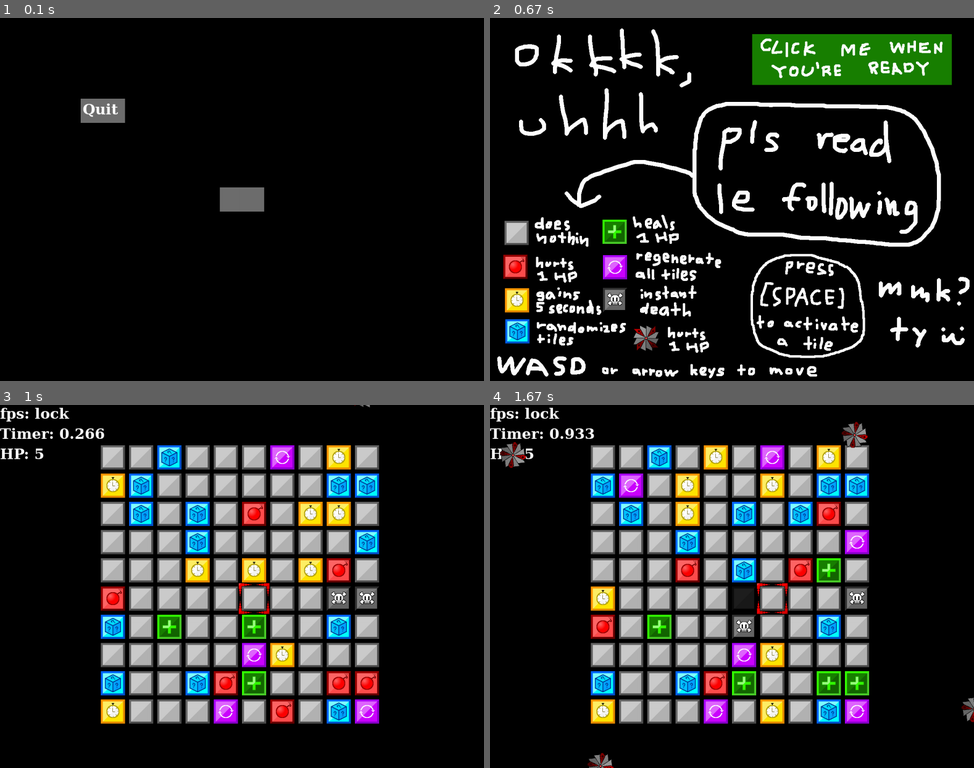
Above: before the commit, frames 1-4 (two rows, left to right).
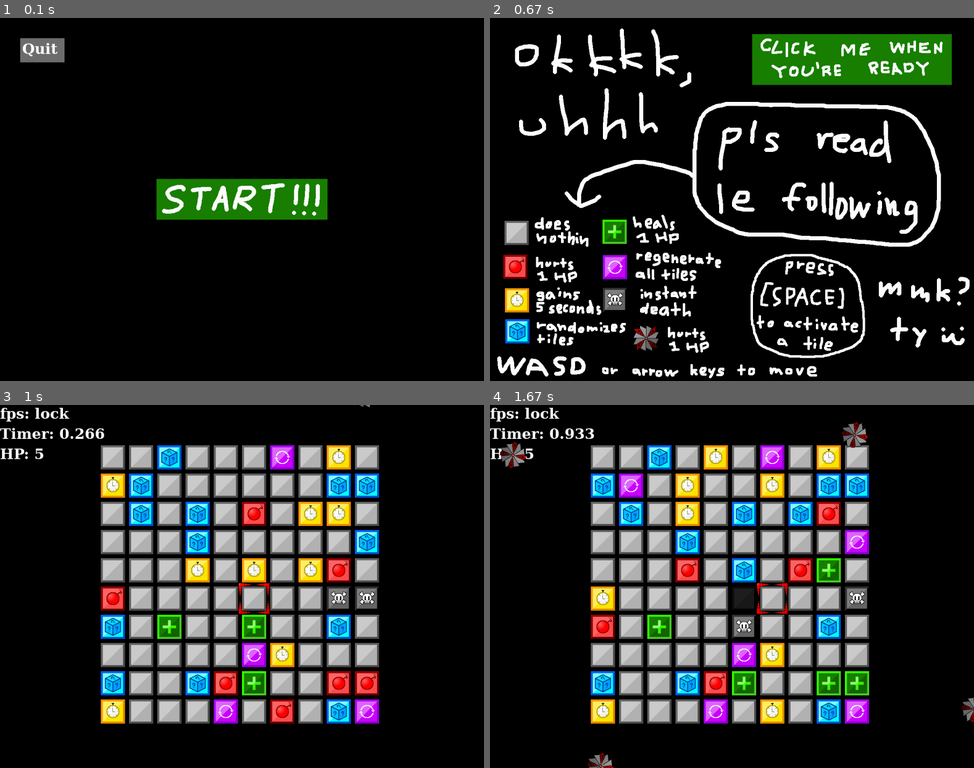
Above: after the commit, the same moments.

Repository: GitHubBoi415/Pygame-game
Game: pygame game, started from test.py
Same seed, same stepped clock (60 frames per second), same inputs: the game is played once before the commit and once after it.
Inputs (mouse positions are in pixels of both pictures, inside the frame that each line leads up to):
- Up to frame 1 (0.1 s): no input
- Up to frame 2 (0.67 s): click (732, 199) at 0.38 s
- Up to frame 3 (1 s): click (363, 444) at 0.72 s
- Up to frame 4 (1.67 s): tap Space at 1.17 s; hold Right from 1.5 s (still down)

The runs differ from the first frame. In frame 1, 5.2% of the frame differs, in the area x 4-68%, y 5-56%; in frame 2, nothing differs; in frame 3, nothing differs; in frame 4, nothing differs.

Commit message:
got some basic artwork done, the game is in a somewhat playable state

Diff:
--- a/test.py
+++ b/test.py
@@ -268,19 +268,30 @@
 end_tutorial_button_2 = pygame.image.load(imagepath + '\End Tutorial Button Hovered Over.png')
 intro_tutorial_screen = pygame.image.load(imagepath + '\Intro Tutorial Screen.png')
 death_screen = pygame.image.load(imagepath + '\Death Screen.png')
+return_to_main_menu = pygame.image.load(imagepath + '\Return to Main Menu.png')
+return_to_main_menu_hovered = pygame.image.load(imagepath + '\Return to Main Menu Hovered Over.png')
+start_button_img = pygame.image.load(imagepath + '\START.png')
+start_button_img_2 = pygame.image.load(imagepath + '\START_2.png')
 # start_img = pygame.image.load(resource_path('start_btn.png')).convert_alpha()
 
 player_pos = pygame.Vector2((screen.get_width()/2) - 8, (screen.get_height()/2) - 8)
 
 font = pygame.font.SysFont('Georgia',40,bold=True)
 surf = font.render('Quit',True, 'white')
-button = pygame.Rect(200,200,110,60)
-button_2 = pygame.Rect(CX(110),CY(60),110,60)
+button = pygame.Rect(50,50,110,60)
+button_2 = start_button_img.get_rect()
+# pygame.Rect(CX(110),CY(60),110,60)
+button_2_x = CX(212 * 2)
+button_2_y = CY(51 * 2)
+button_2.center = (button_2_x + 212, button_2_y + 51)
 button_3 = end_tutorial_button_2.get_rect()
 button_3_x = 650
 button_3_y = 40
-button_3.center = (button_3_x + 248,button_3_y + 63)
-button_return_to_menu = pygame.Rect(CX(0),CY(-100),110,60)
+button_3.center = (button_3_x + 248, button_3_y + 63)
+button_4 = return_to_main_menu.get_rect()
+button_4_x = CX(262*2)
+button_4_y = 650
+button_4.center = (button_4_x + 262, button_4_y + 45)
 #pygame.Rect(CX(0),CY(-100),110,60)
 sawbladeR_x = -100
 sawbladeR_y = 92
@@ -314,7 +325,7 @@
                     seconds_elapsed = 0
                     randomizer_timer = 0
             if SC("Death"):
-                if button_return_to_menu.collidepoint(event.pos):
+                if button_4.collidepoint(event.pos):
                     screen_type = "Menu"
                     random_seed = random.randint(999, 999999)
                     random_seed_list = [random.randint(0, 99) for _ in range(100)]
@@ -340,9 +351,11 @@
             pygame.draw.rect(screen,(110,110,110),button)
 
         if button_hovered_over(button_2):
-            pygame.draw.rect(screen,(180,180,180),button_2)
+            screen.blit(start_button_img_2,(button_2_x + 0, button_2_y + 0))
+            # pygame.draw.rect(screen,(180,180,180),button_2)
         else:
-            pygame.draw.rect(screen,(110,110,110),button_2)
+            screen.blit(start_button_img,(button_2_x + 0, button_2_y + 0))
+            # pygame.draw.rect(screen,(110,110,110),button_2)
         screen.blit(surf,(button.x+5, button.y+5))
     if SC("Tutorial"):
         screen.blit(intro_tutorial_screen,(0,0))
@@ -415,10 +428,10 @@
         timer_length = len("Final Time: " + str((time_to_display)))
         timer = font.render(f"Final Time: " + str((time_to_display)),True, 'white')
         screen.blit(timer,(CX(timer_length*20), CY(0)))
-        if button_hovered_over(button_return_to_menu):
-            pygame.draw.rect(screen,(180,180,180),button_return_to_menu)
+        if button_hovered_over(button_4):
+            screen.blit(return_to_main_menu_hovered,(button_4_x + 0, button_4_y + 0))
         else:
-            pygame.draw.rect(screen,(110,110,110),button_return_to_menu)
+            screen.blit(return_to_main_menu,(button_4_x + 0, button_4_y + 0))
         # running = False
 
     # flip() the display to put your work on screen
Binary file changed: images/Death Screen.png
Binary file added: images/Return to Main Menu Hovered Over.png
Binary file added: images/Return to Main Menu.png
Binary file added: images/START.png
Binary file added: images/START_2.png
